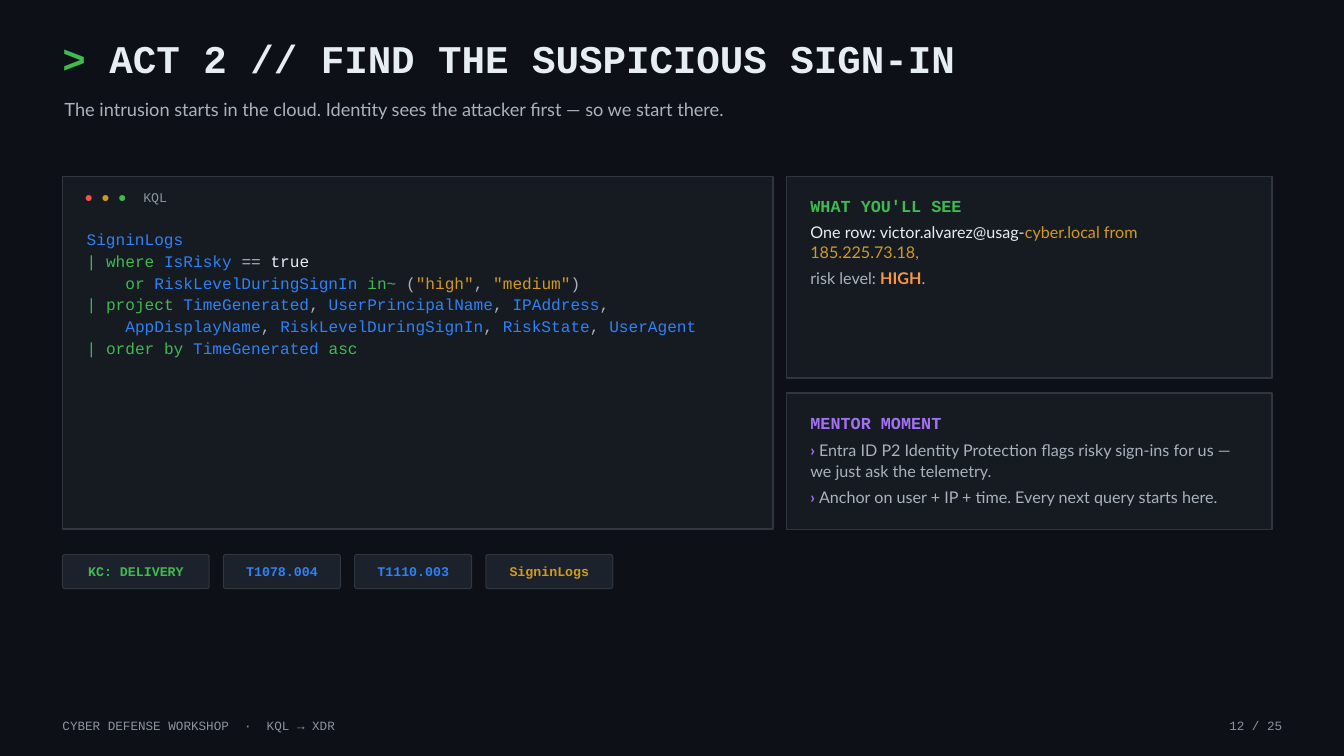
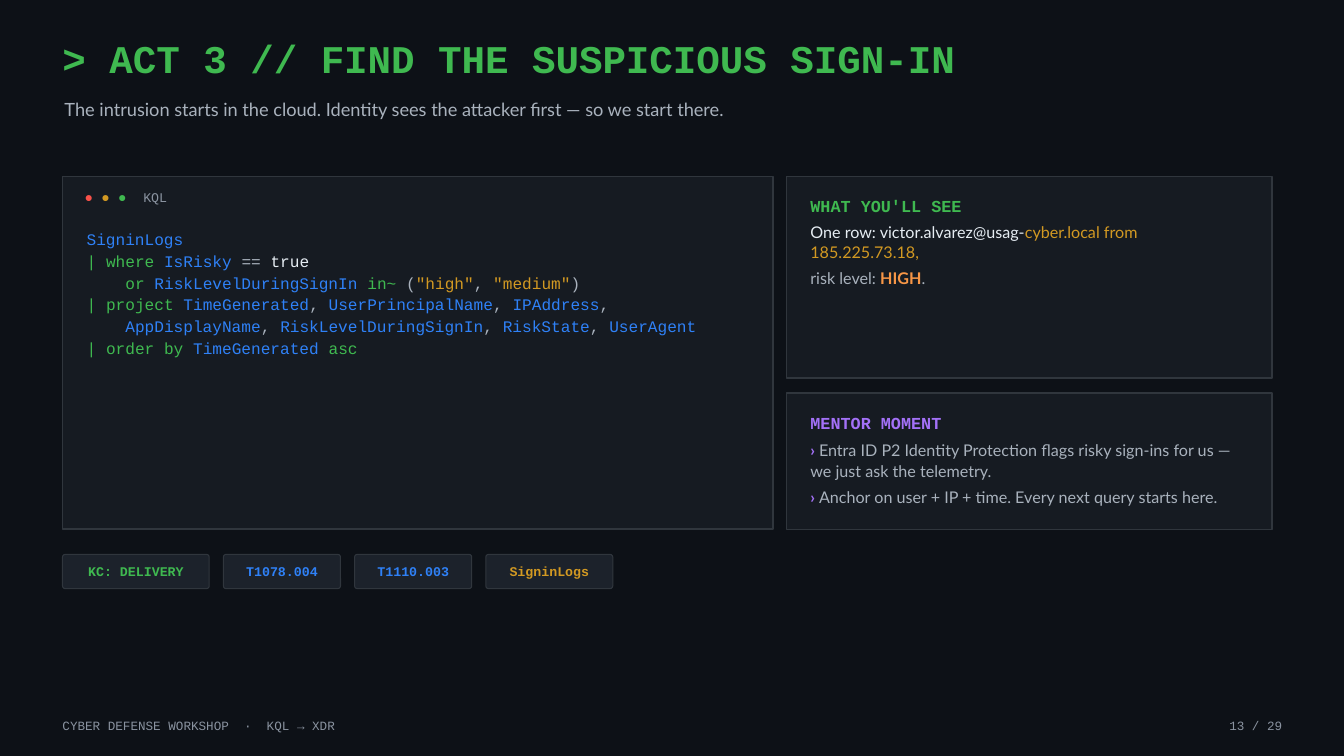
Before and after one commit to dcodev1702/Cyber-Defense-Workshop-ADX, a slide deck: slide 13 of STUDENT-GUIDES/Cyber_Defense_KQL_Workshop_v2.pptx (slide 12 before the commit). Drawn at 1344x756 pixels with LibreOffice and Linux fonts; fonts in the diff are those of the drawing. Boxes give left, top, right and bottom in pixels: in the first picture for what was removed or moved away, otherwise in the second. Text is boxed around its words. In the diff, an @@ line names an element or a change of style, - is before the commit and + after.

```diff
--- a/STUDENT-GUIDES/Cyber_Defense_KQL_Workshop_v2.pptx
+++ b/STUDENT-GUIDES/Cyber_Defense_KQL_Workshop_v2.pptx
@@ text at <box>109,47,954,74</box>: text changed; text colour #E6EDF3 to #3FB950 @@
-> ACT 2 // FIND THE SUSPICIOUS SIGN-IN
+> ACT 3 // FIND THE SUSPICIOUS SIGN-IN
@@ text at <box>1229,721,1282,730</box>: text changed @@
-12 / 25
+13 / 29
```
Also in this commit, not shown: 24 other slides changed, 4 slides added.
